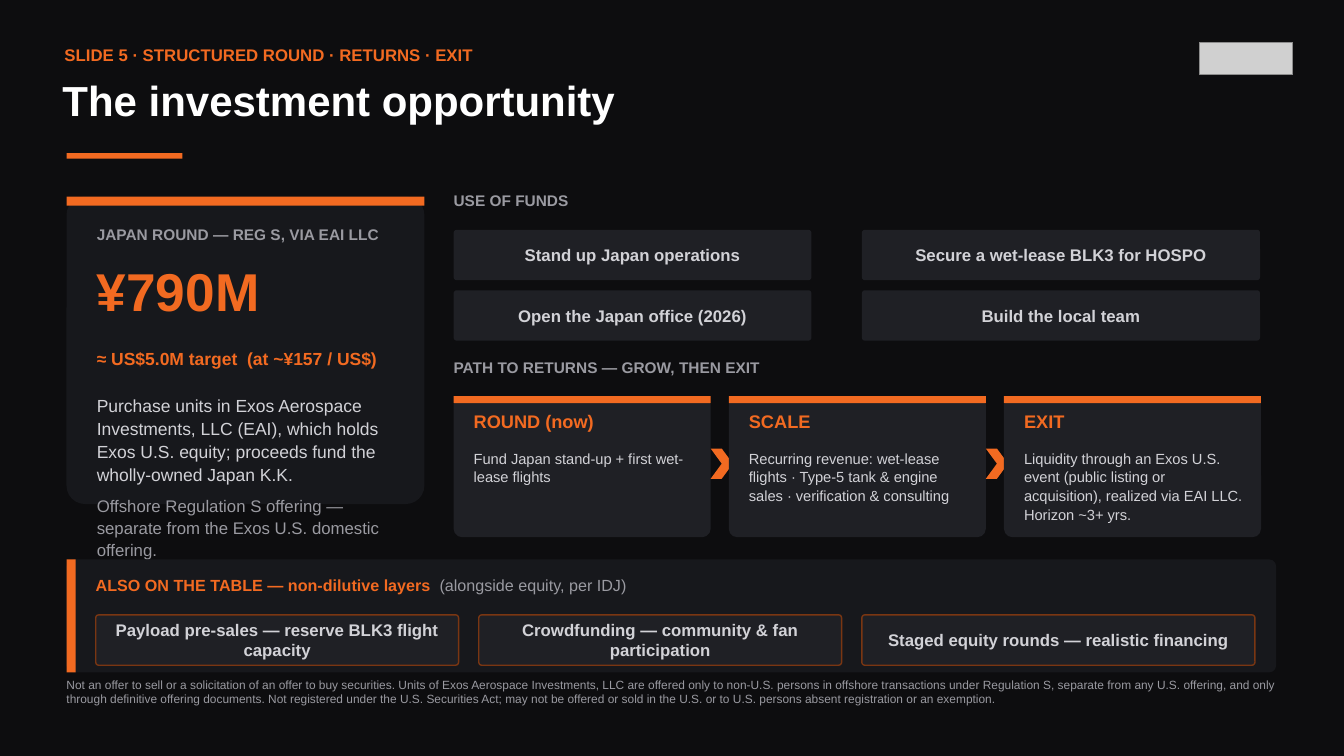
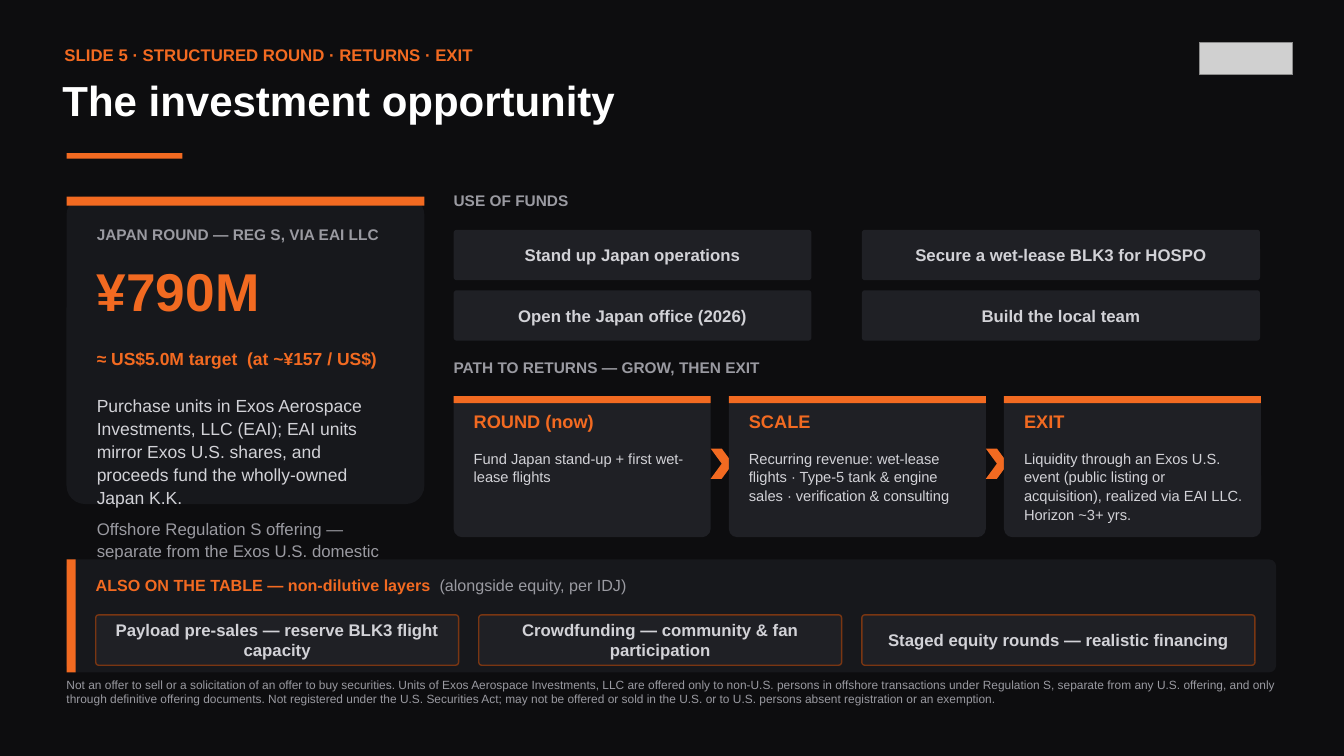
Before and after one commit to ExosAerospace/workspace, a slide deck: slide 5 of drafts/Exos_JP_3min_InvestorPitch_IDJ_BRANDED_v6_2026-09-27.pptx. Drawn at 1344x756 pixels with LibreOffice and Linux fonts; fonts in the diff are those of the drawing; grey boxes stand for pictures. Boxes give left, top, right and bottom in pixels: in the first picture for what was removed or moved away, otherwise in the second. Text is boxed around its words. In the diff, an @@ line names an element or a change of style, - is before the commit and + after.

```diff
--- a/drafts/Exos_JP_3min_InvestorPitch_IDJ_BRANDED_v6_2026-09-27.pptx
+++ b/drafts/Exos_JP_3min_InvestorPitch_IDJ_BRANDED_v6_2026-09-27.pptx
@@ text at bbox=[97, 399, 362, 508]: text changed @@
-Purchase units in Exos Aerospace Investments, LLC (EAI), which holds Exos U.S. equity; proceeds fund the wholly-owned Japan K.K.
+Purchase units in Exos Aerospace Investments, LLC (EAI); EAI units mirror Exos U.S. shares, and proceeds fund the wholly-owned Japan K.K.
```
Also in this commit, not shown: 6 other files.
